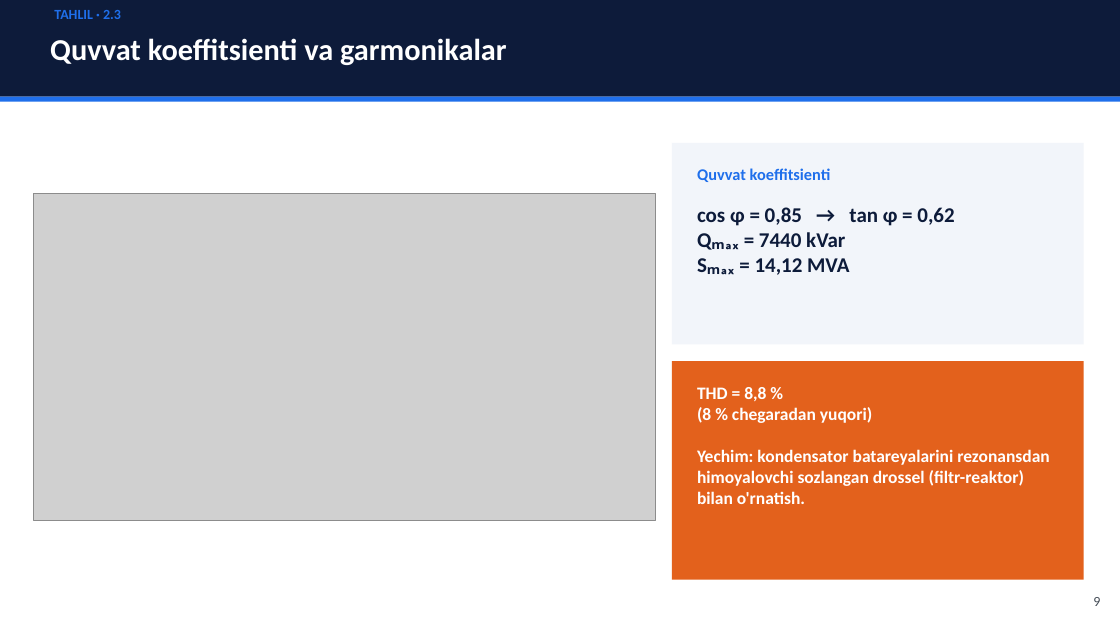
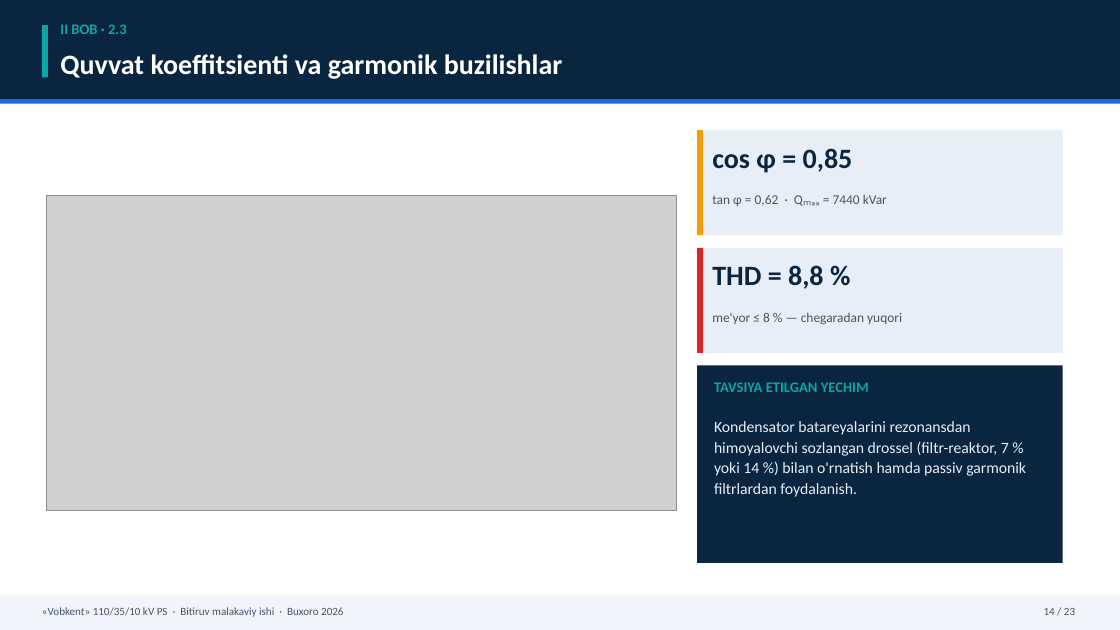
Before and after one commit to sherzod6114/-C-Users-Sherzod-Desktop-BMI_final_v5.docx-, a slide deck: slide 14 of Prezentatsiya_Vobkent_BMI.pptx (slide 9 before the commit). Drawn at 1120x630 pixels with LibreOffice and Linux fonts; fonts in the diff are those of the drawing; grey boxes stand for pictures. Boxes give left, top, right and bottom in pixels: in the first picture for what was removed or moved away, otherwise in the second. Text is boxed around its words. In the diff, an @@ line names an element or a change of style, - is before the commit and + after.

```diff
--- a/Prezentatsiya_Vobkent_BMI.pptx
+++ b/Prezentatsiya_Vobkent_BMI.pptx
@@ rectangle at (x1=0, y1=0, x2=1120, y2=99): fill #0D1B3A to #0A2540 @@
@@ rectangle added at (x1=42, y1=25, x2=48, y2=77), fill #0EA5A4 @@
@@ text at (x1=60, y1=24, x2=127, y2=34): text changed; size 12 to 12.5 pt; text colour #1F6FEB to #0EA5A4 @@
-TAHLIL · 2.3
+II BOB · 2.3
@@ text at (x1=60, y1=54, x2=563, y2=79): text changed; size 26 to 24 pt @@
-Quvvat koeffitsienti va garmonikalar
+Quvvat koeffitsienti va garmonik buzilishlar
@@ text "Quvvat koeffitsienti va garmonik buzilishlar" at (x1=60, y1=54, x2=563, y2=79): vertical alignment middle to top @@
@@ rectangle at (x1=0, y1=99, x2=1120, y2=104): fill #1F6FEB to #2563EB @@
@@ rectangle added at (x1=697, y1=130, x2=1063, y2=235), fill #E8EEF7 @@
@@ rectangle added at (x1=697, y1=130, x2=703, y2=235), fill #F59E0B @@
@@ text added at (x1=712, y1=148, x2=853, y2=173), 24 pt, text #0A2540, bold @@
+cos φ = 0,85
@@ text removed at (x1=697, y1=168, x2=831, y2=182) @@
-Quvvat koeffitsienti
@@ picture resized from (x1=34, y1=194, x2=655, y2=520) to (x1=46, y1=196, x2=676, y2=511) @@
@@ text at (x1=712, y1=195, x2=887, y2=206): text changed; size 18 to 11.5 pt; text colour #0D1B3A to #475569; bold off @@
-cos φ = 0,85 → tan φ = 0,62
-Qₘₐₓ = 7440 kVar
-Sₘₐₓ = 14,12 MVA
+tan φ = 0,62 · Qₘₐₓ = 7440 kVar
@@ rectangle resized from (x1=672, y1=143, x2=1084, y2=344) to (x1=697, y1=248, x2=1063, y2=353) @@
@@ rectangle at (x1=697, y1=248, x2=1063, y2=353): fill #F2F5FA to #E8EEF7 @@
@@ rectangle added at (x1=697, y1=248, x2=703, y2=353), fill #DC2626 @@
@@ text added at (x1=712, y1=265, x2=824, y2=289), 24 pt, text #0A2540, bold @@
+THD = 8,8 %
@@ text added at (x1=712, y1=312, x2=902, y2=325), 11.5 pt, text #475569 @@
+me'yor ≤ 8 % — chegaradan yuqori
@@ rectangle resized from (x1=672, y1=361, x2=1084, y2=580) to (x1=697, y1=365, x2=1063, y2=563) @@
@@ rectangle at (x1=697, y1=365, x2=1063, y2=563): fill #E3611C to #0A2540 @@
@@ text added at (x1=714, y1=382, x2=869, y2=392), 12.5 pt, text #0EA5A4, bold @@
+TAVSIYA ETILGAN YECHIM
@@ text at (x1=714, y1=421, x2=1026, y2=497): text changed; size 15 to 13.5 pt; text colour #FFFFFF to #E6EDF7; bold off @@
-THD = 8,8 %
-(8 % chegaradan yuqori)
-Yechim: kondensator batareyalarini rezonansdan himoyalovchi sozlangan drossel (filtr-reaktor) bilan o'rnatish.
+Kondensator batareyalarini rezonansdan himoyalovchi sozlangan drossel (filtr-reaktor, 7 % yoki 14 %) bilan o'rnatish hamda passiv garmonik filtrlardan foydalanish.
@@ rectangle added at (x1=0, y1=595, x2=1120, y2=630), fill #F1F5FB @@
@@ text removed at (x1=1093, y1=597, x2=1100, y2=606) @@
-9
@@ text added at (x1=42, y1=607, x2=343, y2=617), 9.5 pt, text #475569 @@
+«Vobkent» 110/35/10 kV PS · Bitiruv malakaviy ishi · Buxoro 2026
@@ text added at (x1=1044, y1=608, x2=1075, y2=615), 9.5 pt, text #475569 @@
+14 / 23
```
Also in this commit, not shown: 10 other slides changed, 12 slides added, 6 slides removed, 16 other files.
